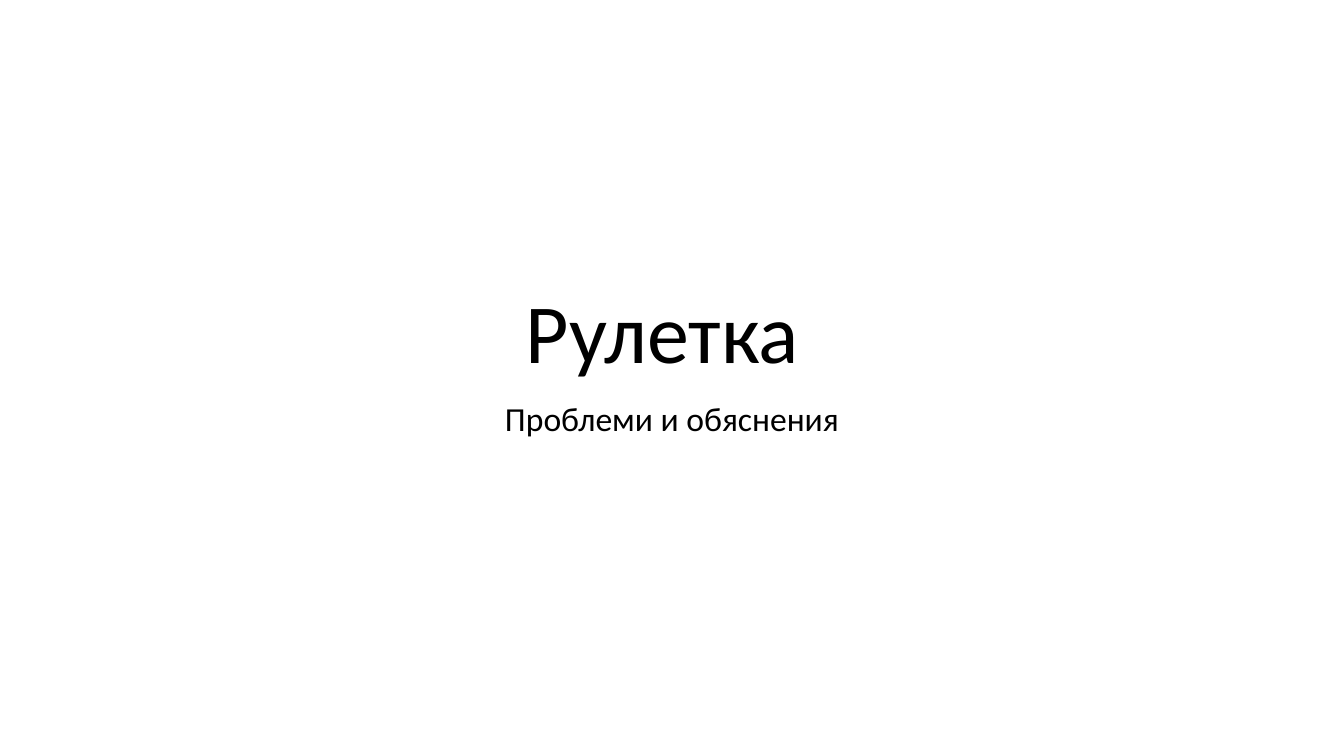
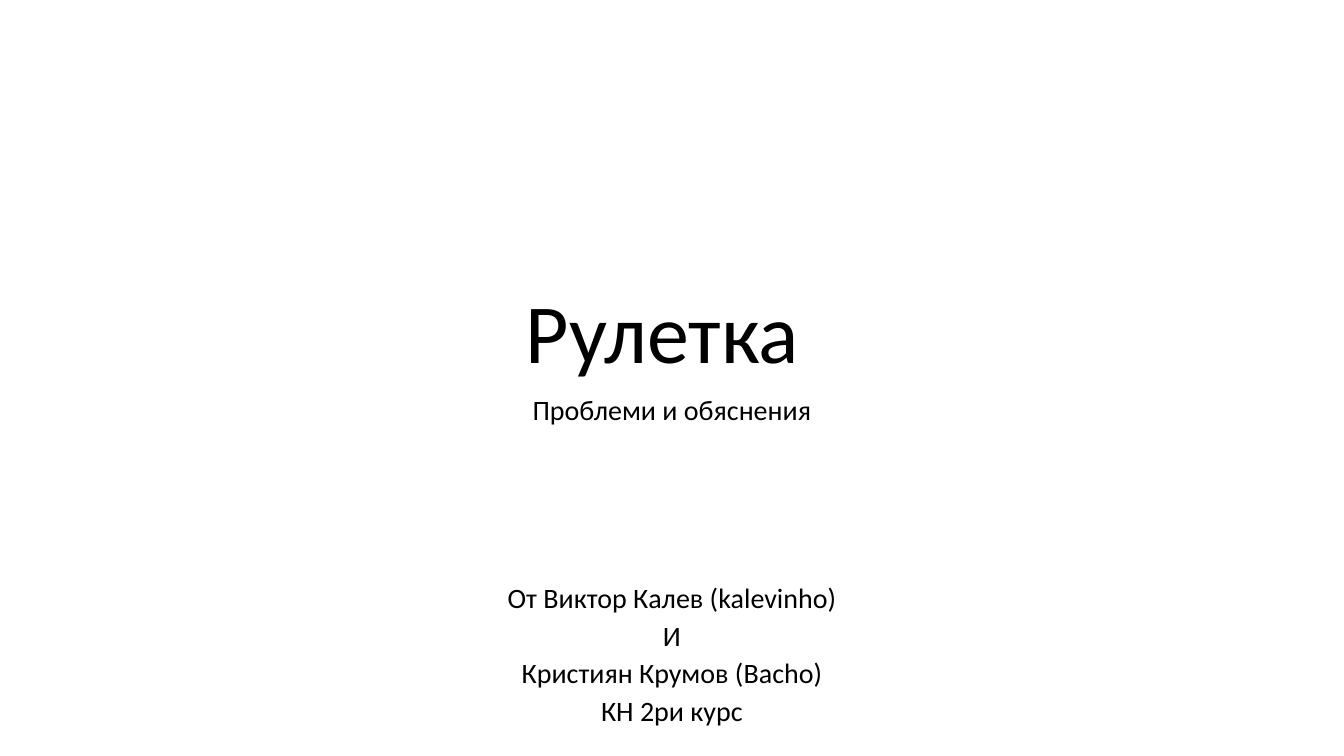
Before and after one commit to moplest/dsfsfdfds, a slide deck: slide 1 of Prezentaciq/problemiii.pptx. Drawn at 1344x756 pixels with LibreOffice and Linux fonts; fonts in the diff are those of the drawing. Boxes give left, top, right and bottom in pixels: in the first picture for what was removed or moved away, otherwise in the second. Text is boxed around its words. In the diff, an @@ line names an element or a change of style, - is before the commit and + after.

```diff
--- a/Prezentaciq/problemiii.pptx
+++ b/Prezentaciq/problemiii.pptx
@@ subtitle at [533,401,811,425]: size 24 to 20 pt in "Проблеми и обяснения"; line spacing 0.9 to 0.7 @@
@@ subtitle at [508,587,836,726]: paragraphs added @@
+От Виктор Калев (kalevinho)
+И
+Кристиян Крумов (Bacho)
+КН 2ри курс
```
Also in this commit, not shown: 2 other slides changed, 5 slides added, 8 other files.
